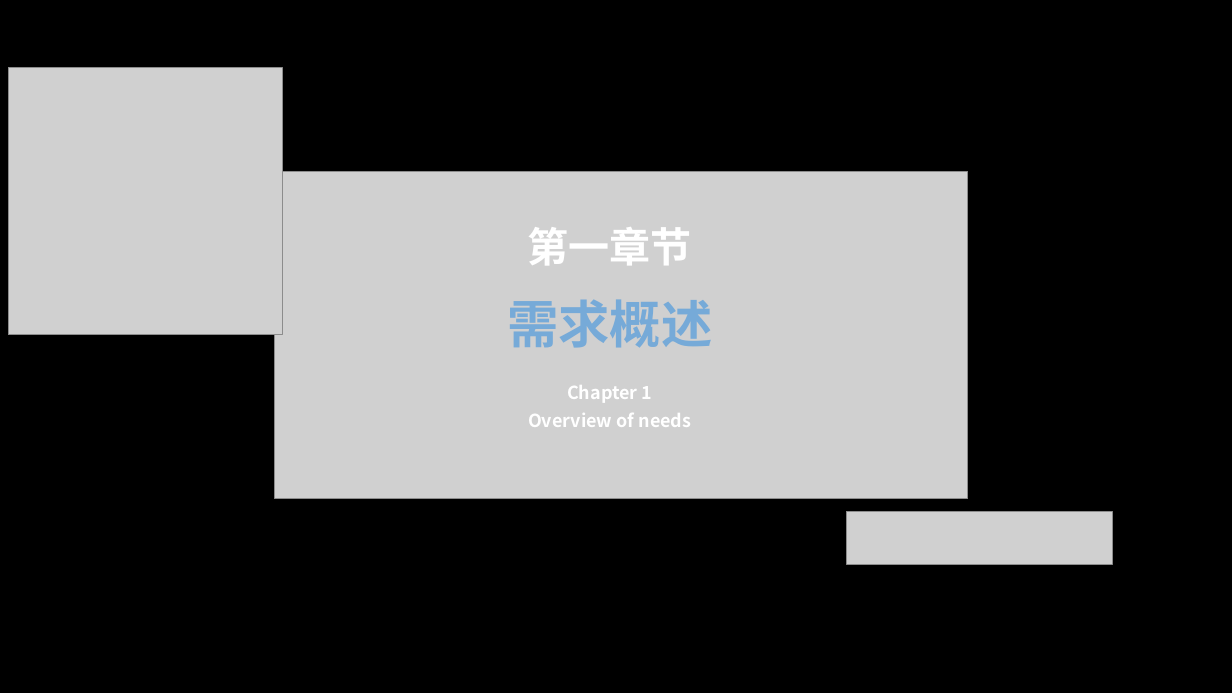
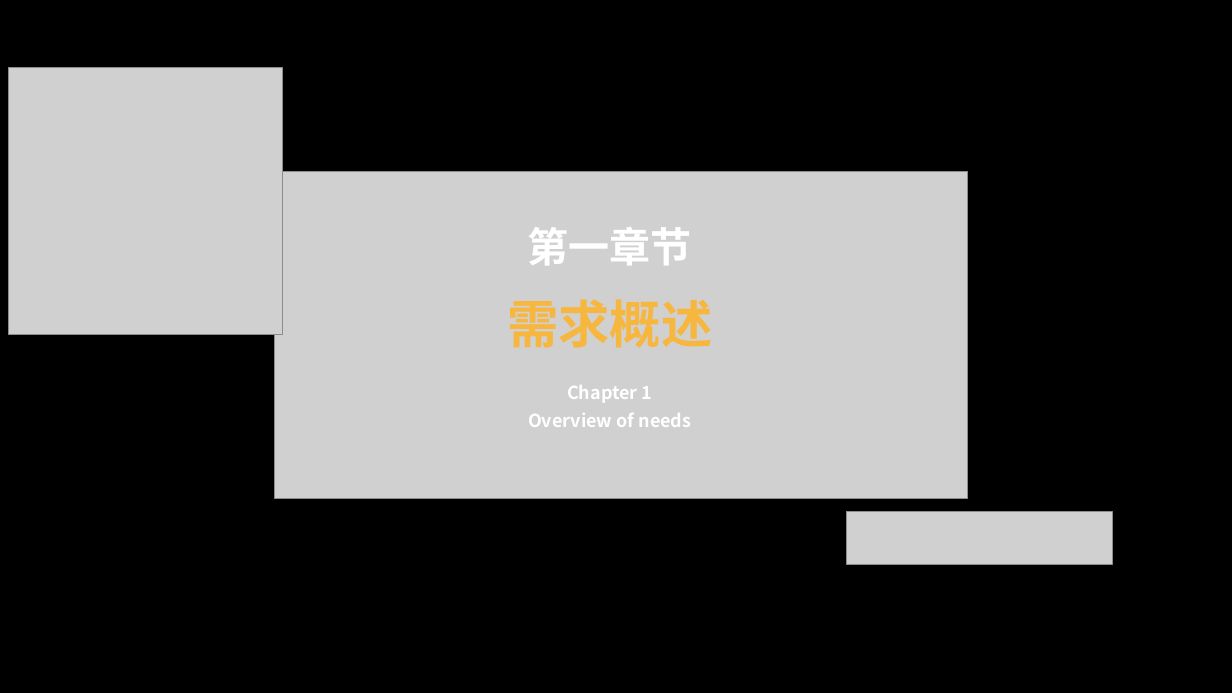
Before and after one commit to sebuaa2019/Team103, a slide deck: slide 3 of SE0423答辩TEAM103.pptx. Drawn at 1232x693 pixels with LibreOffice and Linux fonts; fonts in the diff are those of the drawing; grey boxes stand for pictures. Boxes give left, top, right and bottom in pixels: in the first picture for what was removed or moved away, otherwise in the second. Text is boxed around its words. In the diff, an @@ line names an element or a change of style, - is before the commit and + after.

```diff
--- a/SE0423答辩TEAM103.pptx
+++ b/SE0423答辩TEAM103.pptx
@@ text "需求概述" at box(507, 299, 712, 348): text colour #76AAD8 to #F7B63E @@
```
Also in this commit, not shown: 20 other slides changed, 6 slides added, 1 slide removed.
